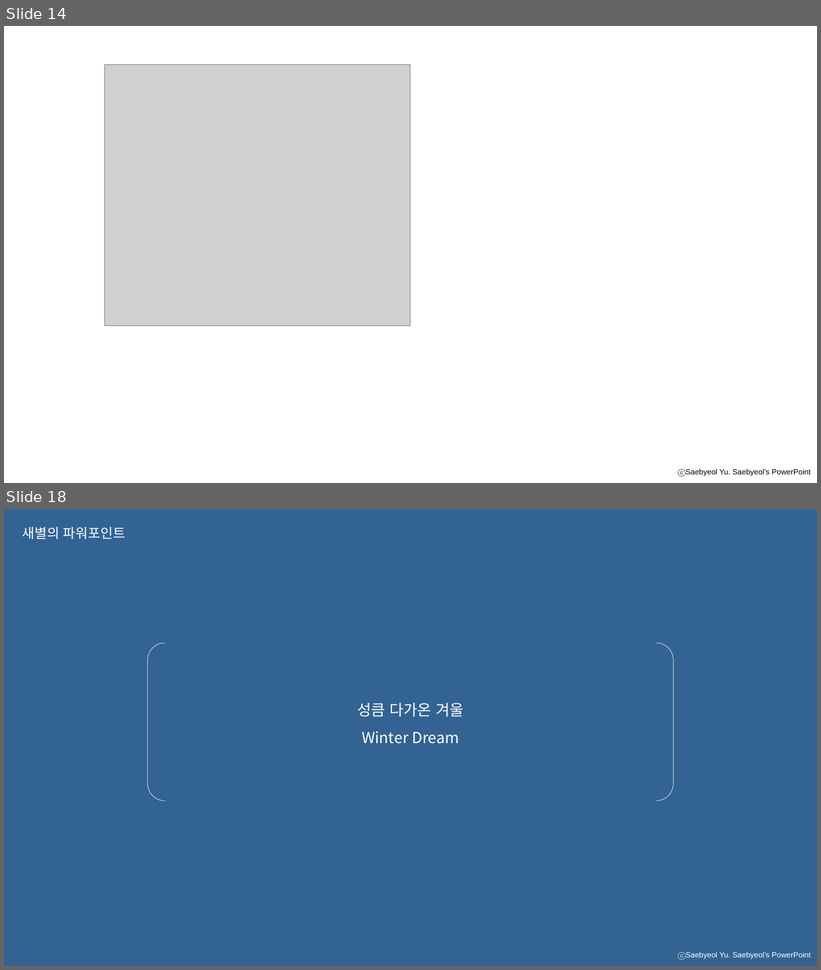
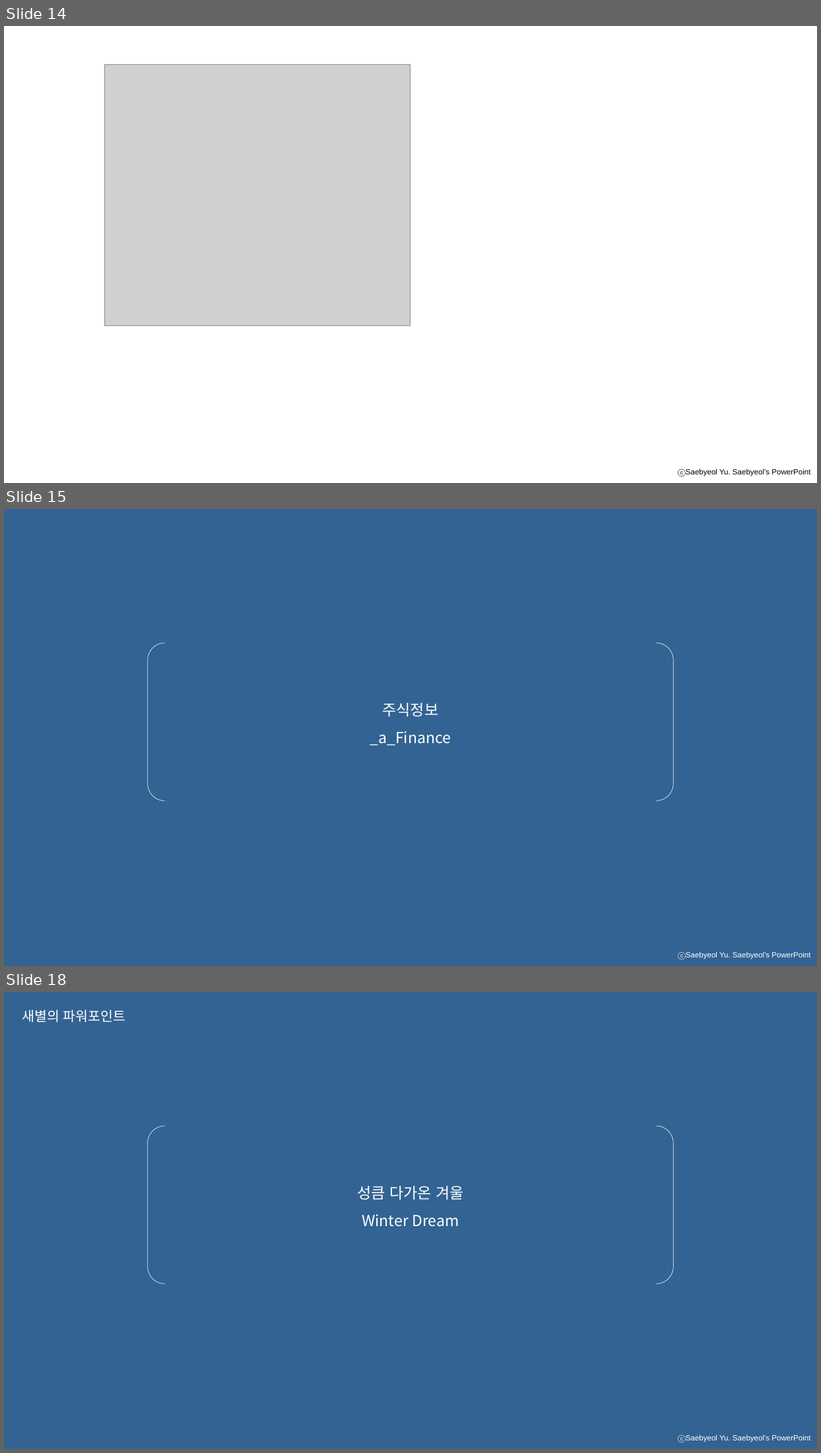
Before and after one commit to uno-km/aPlatform, a slide deck: aPlatform/aPlatform/portfolio_README.pptx. Shown one above the other, each under a label of ours: slides 14 and 18 before the commit, slides 14, 15 and 18 after it; the slides between them are not shown. The pictures are 821x970 and 821x1453 pixels, drawn with LibreOffice and Linux fonts; fonts in the diff are those of the drawing; grey boxes stand for pictures. Boxes give left, top, right and bottom in pixels: in the first picture for what was removed or moved away, otherwise in the second. Text is boxed around its words. In the diff, an @@ line names an element or a change of style, - is before the commit and + after.

```diff
--- a/aPlatform/aPlatform/portfolio_README.pptx
+++ b/aPlatform/aPlatform/portfolio_README.pptx
@@ slide 15 added at [4, 509, 817, 966], background #326393; not listed: 1 template element that a slide beside it also shows @@
@@ bracket pair added at [148, 643, 674, 801], outline #F2F2F2 0.5 pt @@
@@ text added at [382, 703, 438, 717], 18 pt, text #FFFFFF @@
+주식정보
@@ text added at [370, 731, 451, 746], 18 pt, text #FFFFFF @@
+_a_Finance
```
Also in this commit, not shown: 2 slides changed, 1 other slide added, 2 slides removed, 2 other files.
